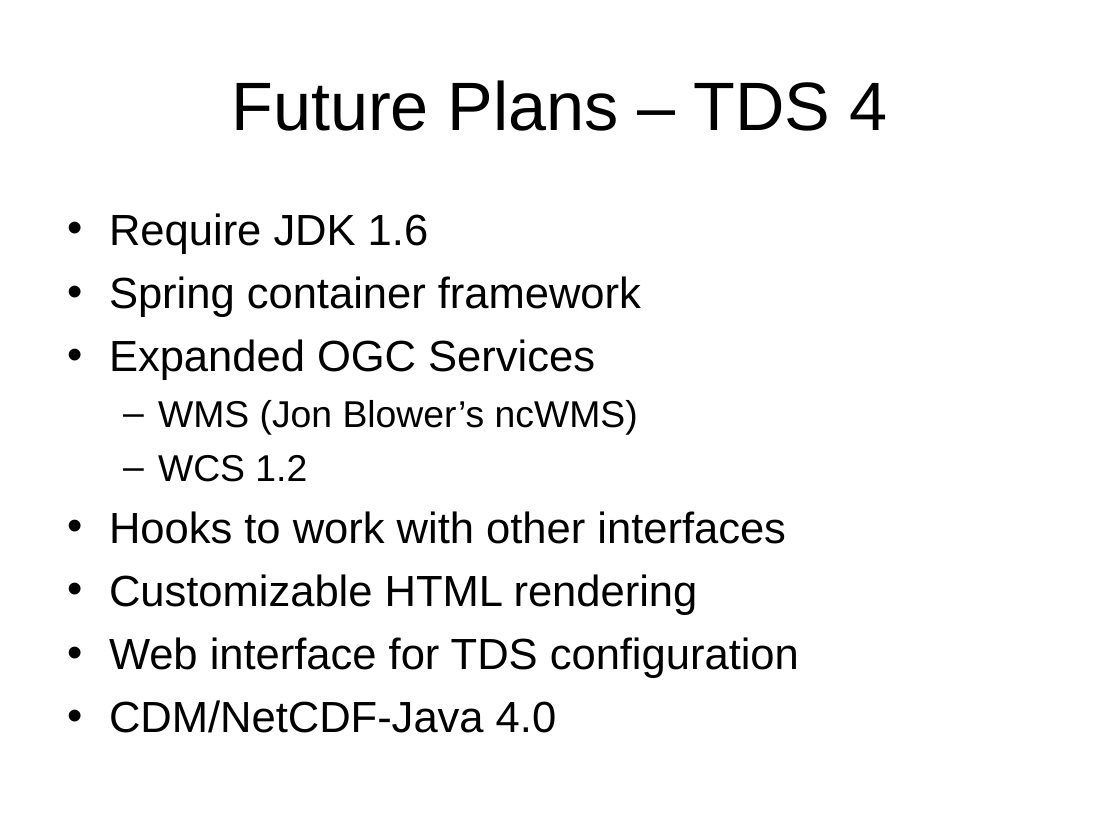
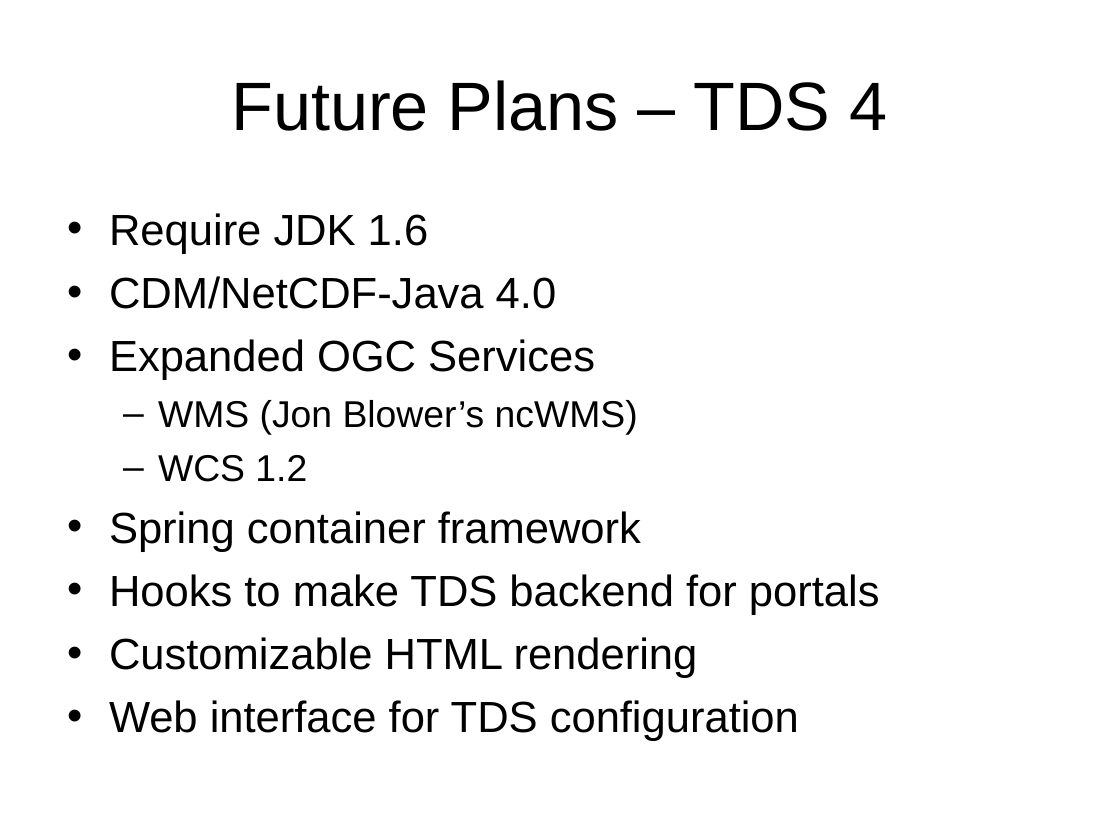
Before and after one commit to ooici-eoi/THREDDS, a slide deck: slide 23 of docs/web/thredds/tech/tutorial/TDSOverview.ppt. Drawn at 1120x840 pixels with LibreOffice and Linux fonts; fonts in the diff are those of the drawing; background and template pictures are left out. Boxes give left, top, right and bottom in pixels: in the first picture for what was removed or moved away, otherwise in the second. Text is boxed around its words. In the diff, an @@ line names an element or a change of style, - is before the commit and + after.

```diff
--- a/docs/web/thredds/tech/tutorial/TDSOverview.ppt
+++ b/docs/web/thredds/tech/tutorial/TDSOverview.ppt
@@ text at [109,276,557,309]: text changed @@
-• Spring container framework
+• CDM/NetCDF-Java 4.0
@@ text at [109,511,880,615]: text changed @@
-• Hooks to work with other interfaces
+• Spring container framework
+• Hooks to make TDS backend for portals
@@ text at [109,700,557,733]: paragraph removed @@
-• CDM/NetCDF-Java 4.0
```
Also in this commit, not shown: 1 other slide changed, 6 other files.
